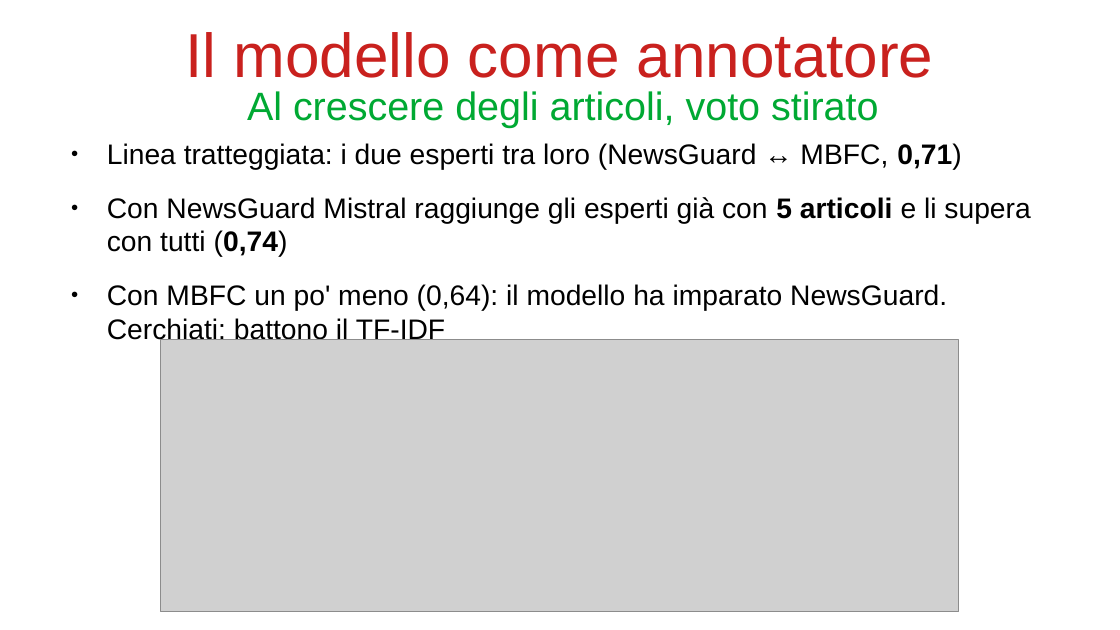
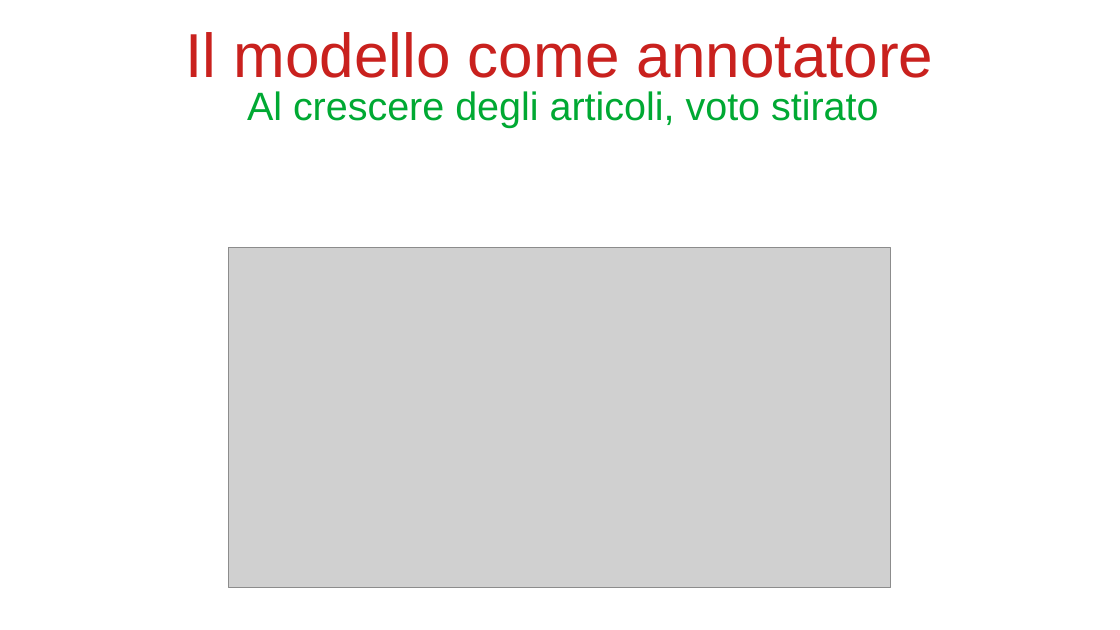
Before and after one commit to bianchi-john/PublisherClassification, a slide deck: slide 52 of Presentazioni/Stato finale/FinalState.odp (slide 49 before the commit). Drawn at 1120x630 pixels with LibreOffice and Linux fonts; fonts in the diff are those of the drawing; grey boxes stand for pictures. Boxes give left, top, right and bottom in pixels: in the first picture for what was removed or moved away, otherwise in the second. Text is boxed around its words. In the diff, an @@ line names an element or a change of style, - is before the commit and + after.

```diff
--- a/Presentazioni/Stato finale/FinalState.odp
+++ b/Presentazioni/Stato finale/FinalState.odp
@@ text removed at (x1=107, y1=143, x2=1030, y2=345) @@
-● Linea tratteggiata: i due esperti tra loro (NewsGuard ↔ MBFC, 0,71)
-● Con NewsGuard Mistral raggiunge gli esperti già con 5 articoli e li supera con tutti (0,74)
-● Con MBFC un po' meno (0,64): il modello ha imparato NewsGuard. Cerchiati: battono il TF-IDF
@@ picture resized from (x1=161, y1=340, x2=958, y2=613) to (x1=229, y1=248, x2=891, y2=588) @@
```
Also in this commit, not shown: 2 other slides changed, 7 slides added, 3 slides removed, 20 other files.
